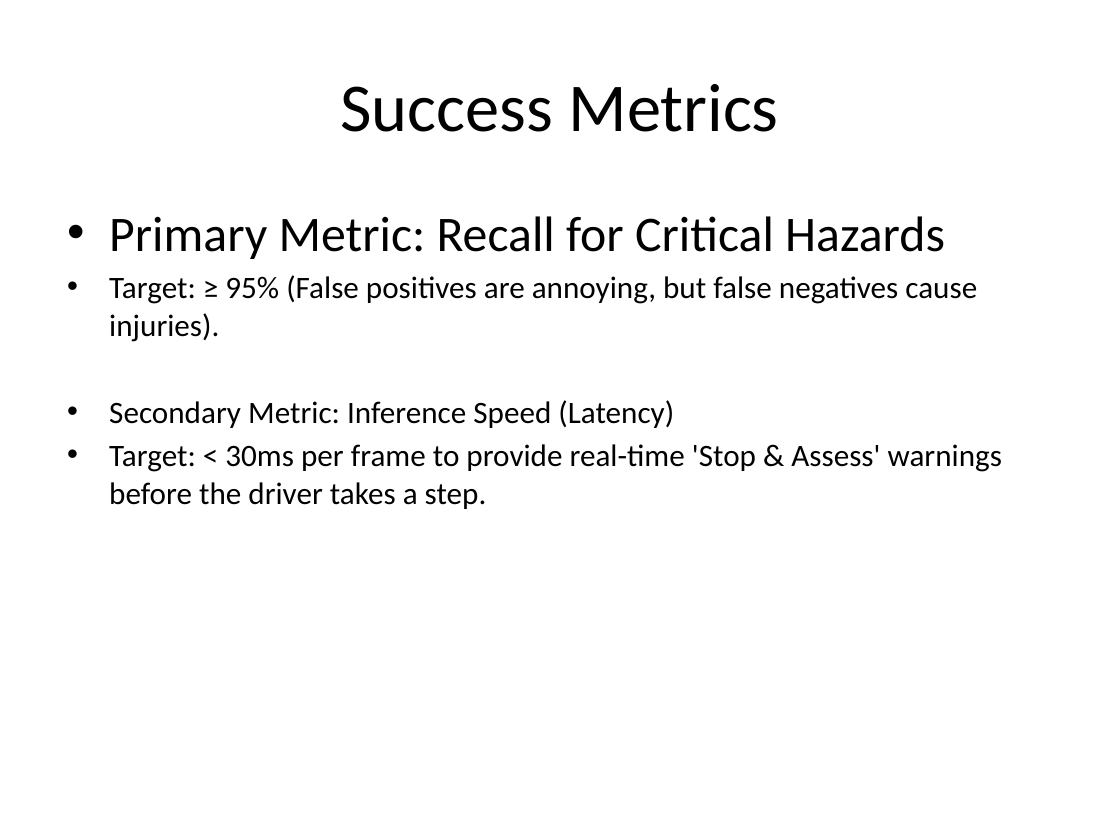
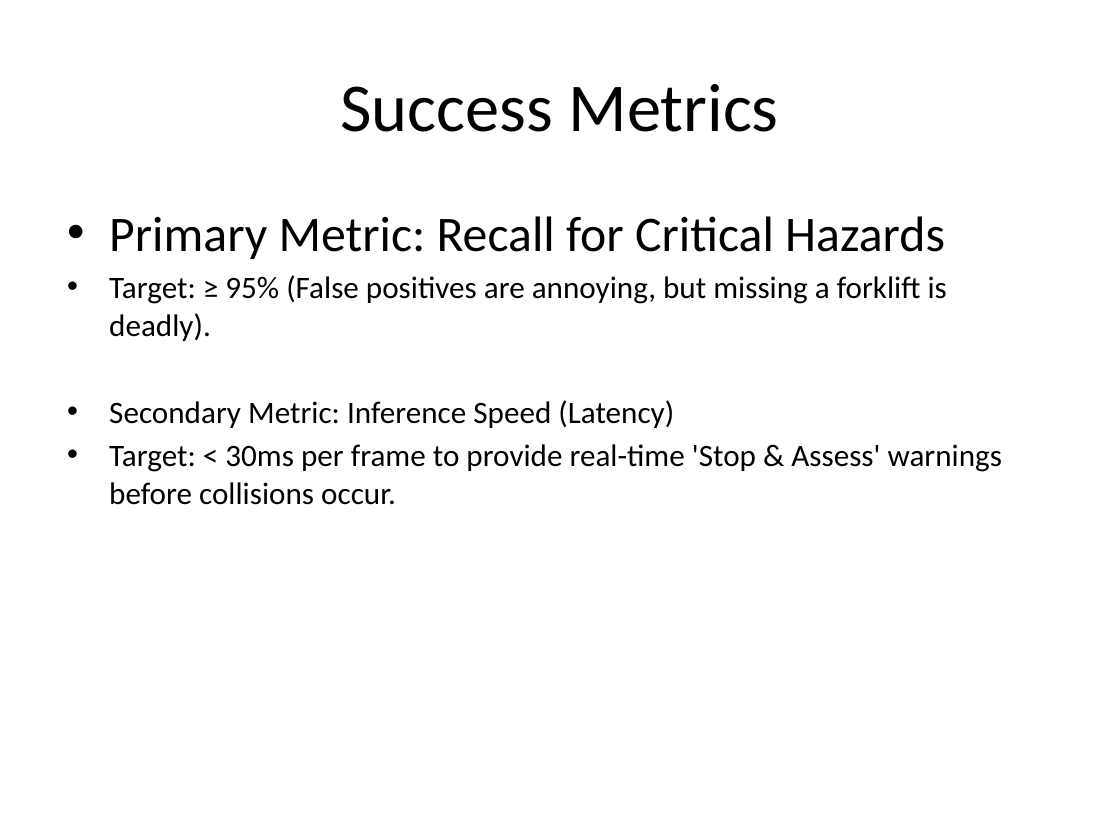
Before and after one commit to denisbosire97-ai/Chihuahua-vs-Muffin-CNN, a slide deck: slide 7 of ITAI 1378 Midterm_DenisAosaSafetycoordinatorGlasses/docs/MD_Aosa_Denis_ITAI1378.pptx. Drawn at 1120x840 pixels with LibreOffice and Linux fonts; fonts in the diff are those of the drawing. Boxes give left, top, right and bottom in pixels: in the first picture for what was removed or moved away, otherwise in the second. Text is boxed around its words. In the diff, an @@ line names an element or a change of style, - is before the commit and + after.

```diff
--- a/ITAI 1378 Midterm_DenisAosaSafetycoordinatorGlasses/docs/MD_Aosa_Denis_ITAI1378.pptx
+++ b/ITAI 1378 Midterm_DenisAosaSafetycoordinatorGlasses/docs/MD_Aosa_Denis_ITAI1378.pptx
@@ text at [109, 275, 947, 341]: text changed @@
-• Target: ≥ 95% (False positives are annoying, but false negatives cause injuries).
+• Target: ≥ 95% (False positives are annoying, but missing a forklift is deadly).
@@ text at [109, 444, 1002, 505]: text changed @@
-• Target: < 30ms per frame to provide real-time 'Stop & Assess' warnings before the driver takes a step.
+• Target: < 30ms per frame to provide real-time 'Stop & Assess' warnings before collisions occur.
```
Also in this commit, not shown: 4 other slides changed.
